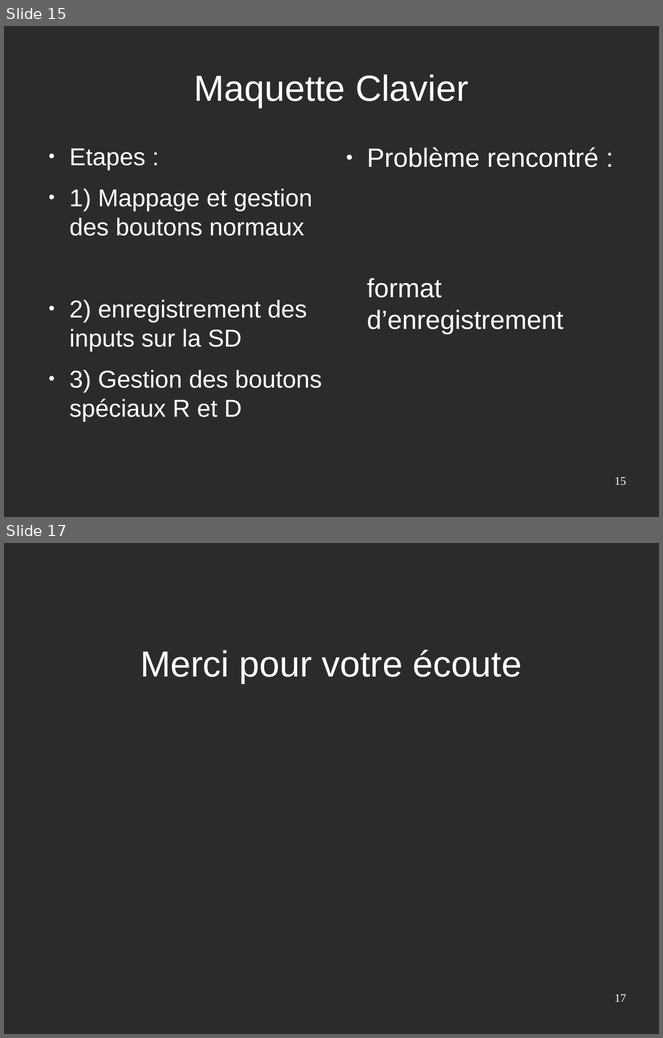
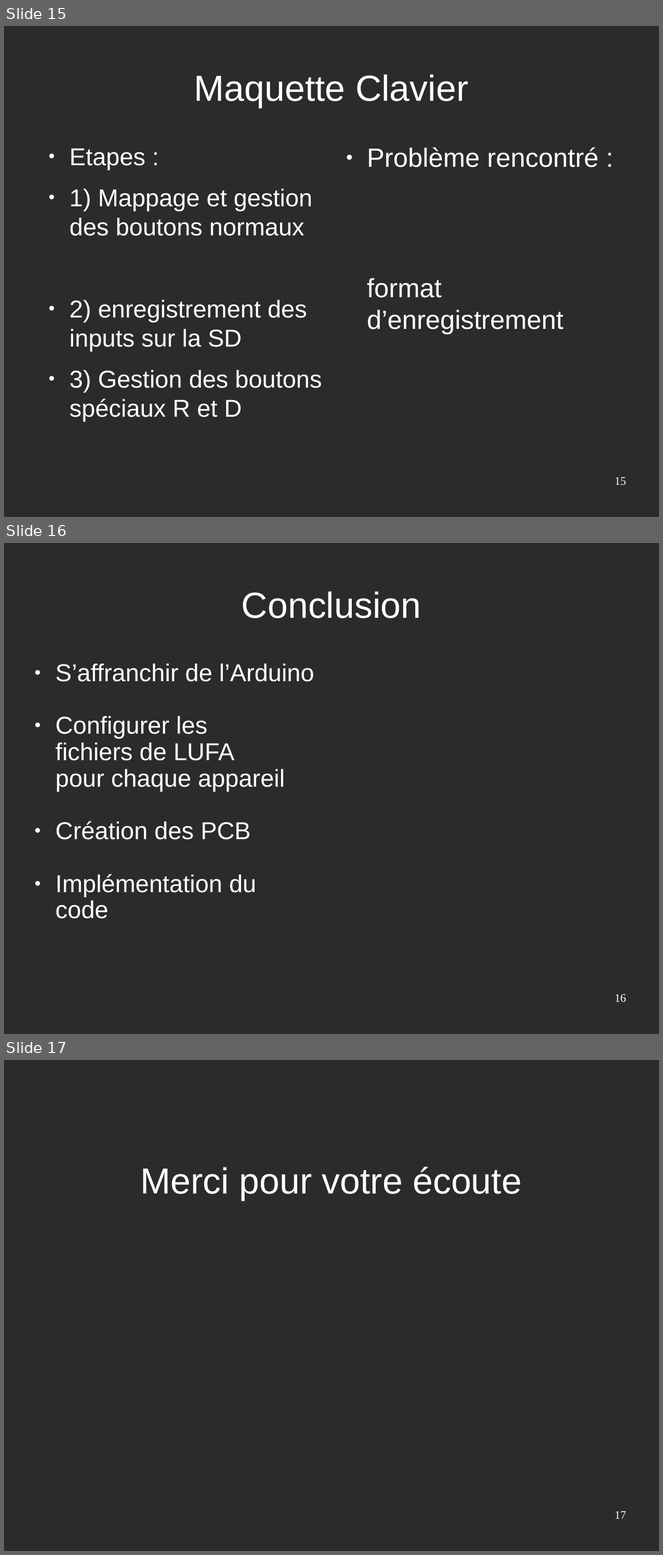
Before and after one commit to rguillomon/IMA3-4_Project, a slide deck: P12(périphUSB).odp. Shown one above the other, each under a label of ours: slides 15 and 17 before the commit, slides 15, 16 and 17 after it; the slides between them are not shown. The pictures are 663x1038 and 663x1555 pixels, drawn with LibreOffice and Linux fonts; fonts in the diff are those of the drawing; background and template pictures are left out; a plain dark background stands for a picture behind light text. Boxes give left, top, right and bottom in pixels: in the first picture for what was removed or moved away, otherwise in the second. Text is boxed around its words. In the diff, an @@ line names an element or a change of style, - is before the commit and + after.

```diff
--- a/P12(périphUSB).odp
+++ b/P12(périphUSB).odp
@@ slide 16 added at <box>4,543,659,1034</box>, background picture (left out) @@
@@ title added at <box>242,591,421,618</box>, 44 pt, text #FFFFFF @@
+Conclusion
@@ text added at <box>55,664,314,919</box>, 29.6 pt, text #FFFFFF @@
+● S’affranchir de l’Arduino
+● Configurer les
+fichiers de LUFA
+pour chaque appareil
+● Création des PCB
+● Implémentation du code
@@ page number added at <box>615,994,626,1003</box>, 14 pt, text #FFFFFF @@
+16
```
Also in this commit, not shown: 1 slide removed, 3 other files.
